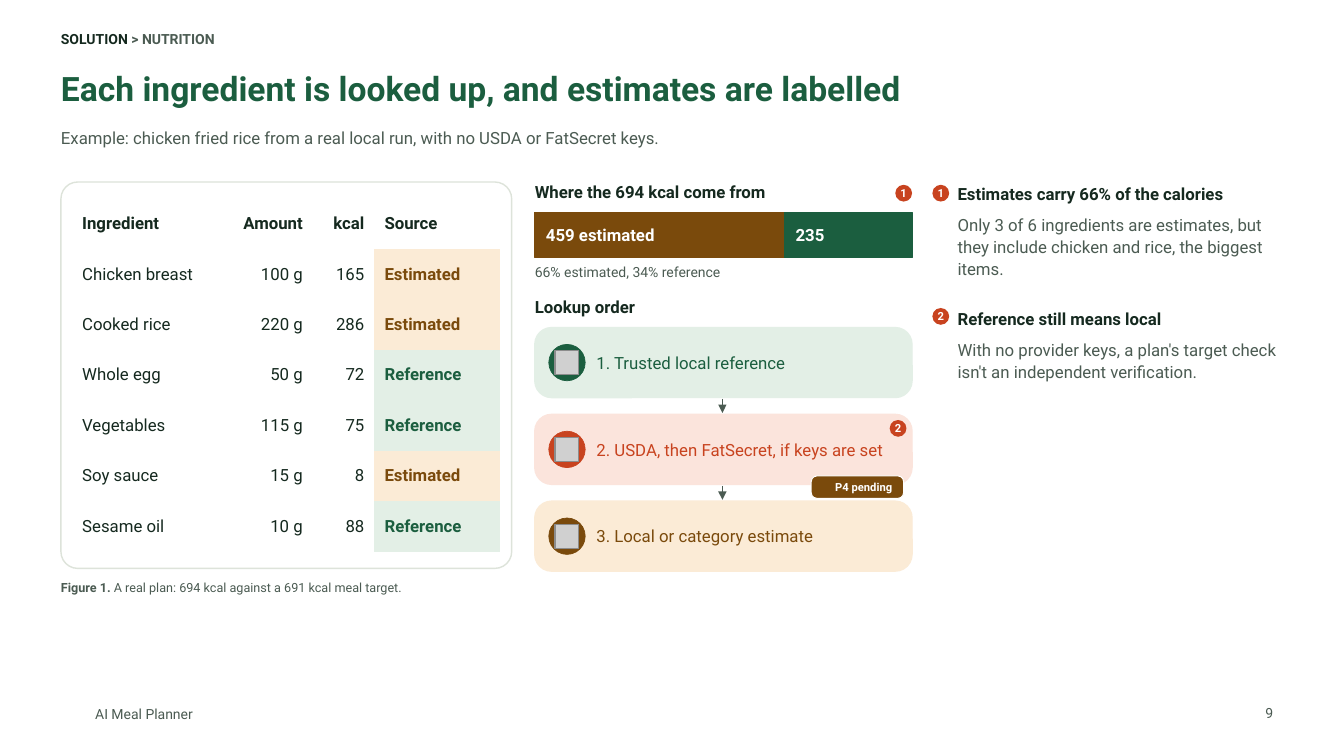
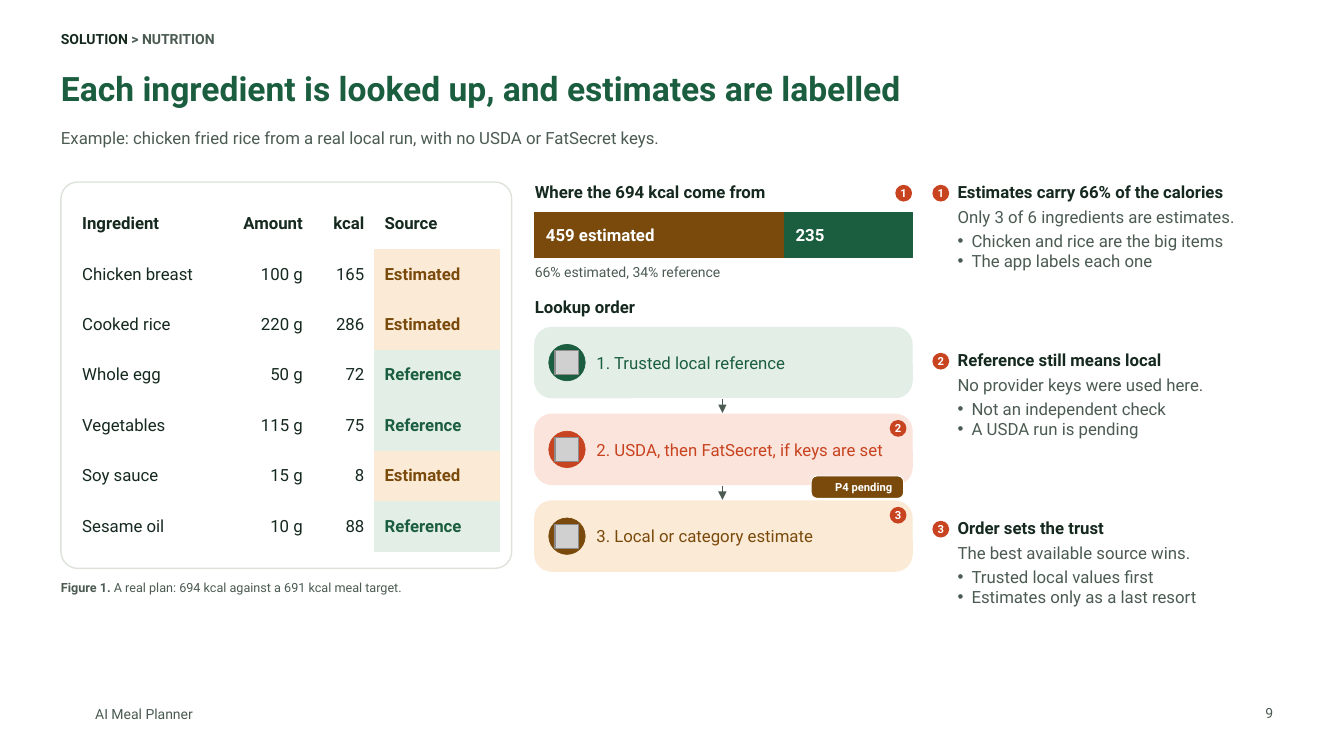
Before and after one commit to tuannm3812/ai-meal-planner, a slide deck: slide 9 of docs/showcase/ai-meal-planner-deck.pptx. Drawn at 1344x756 pixels with LibreOffice and Linux fonts; fonts in the diff are those of the drawing; grey boxes stand for pictures; background and template pictures are left out. Boxes give left, top, right and bottom in pixels: in the first picture for what was removed or moved away, otherwise in the second. Text is boxed around its words. In the diff, an @@ line names an element or a change of style, - is before the commit and + after.

```diff
--- a/docs/showcase/ai-meal-planner-deck.pptx
+++ b/docs/showcase/ai-meal-planner-deck.pptx
@@ text at [958,185,1223,202]: line spacing 1.1 to 1; less space between paragraphs @@
@@ text at [958,210,1234,271]: text changed @@
-Only 3 of 6 ingredients are estimates, but they include chicken and rice, the biggest items.
-Reference still means local
-With no provider keys, a plan's target check isn't an independent verification.
+Only 3 of 6 ingredients are estimates.
+• Chicken and rice are the big items
+• The app labels each one
@@ ellipse "2": place and size @@
-ellipse "2" at [933,309,950,326]
+ellipse "2" at [933,353,950,370]
@@ text added at [958,353,1203,439], 12 pt, text #4B5B52 @@
+Reference still means local
+No provider keys were used here.
+• Not an independent check
+• A USDA run is pending
@@ ellipse added at [890,507,907,524], fill #C8431F, 8 pt, text #FFFFFF, bold @@
+3
@@ ellipse added at [933,521,950,538], fill #C8431F, 8 pt, text #FFFFFF, bold @@
+3
@@ text added at [958,521,1196,607], 12 pt, text #4B5B52 @@
+Order sets the trust
+The best available source wins.
+• Trusted local values first
+• Estimates only as a last resort
```
Also in this commit, not shown: 13 other slides changed, 20 other files.
